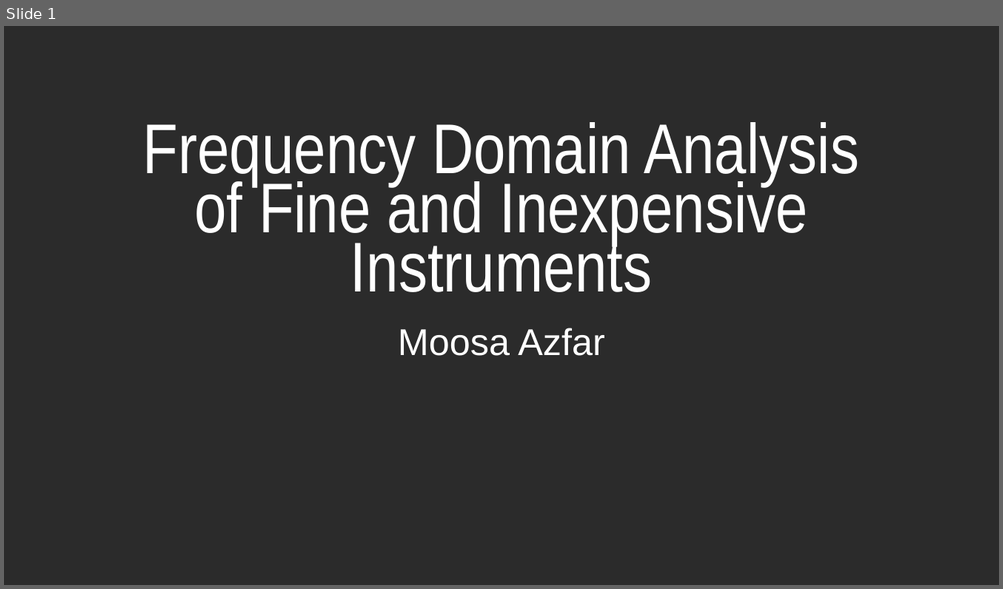
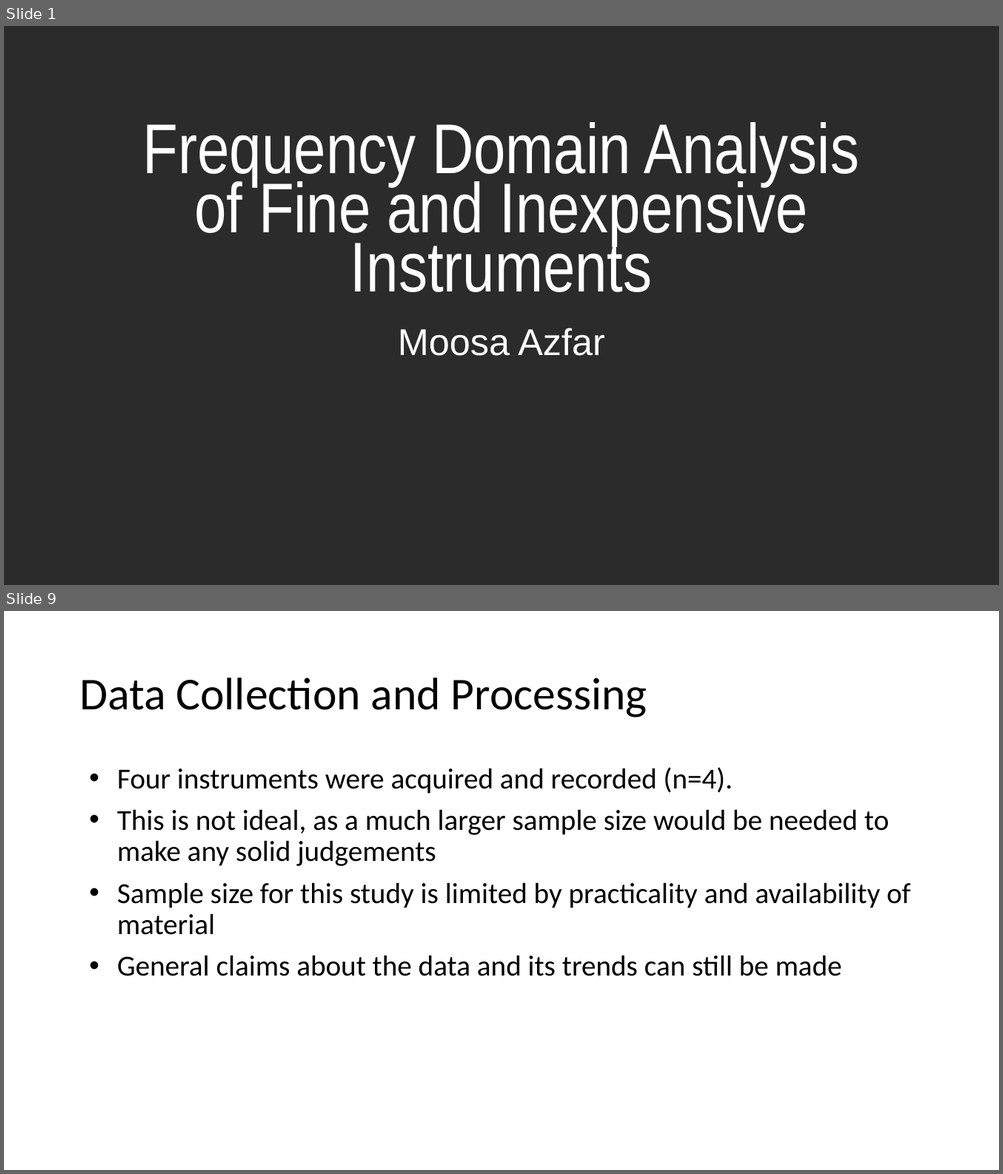
Before and after one commit to mxazfar/Music-Project, a slide deck: URC Presentation.pptx. Shown one above the other, each under a label of ours: slide 1 before the commit, slides 1 and 9 after it; the slides between them are not shown. The pictures are 1003x589 and 1003x1174 pixels, drawn with LibreOffice and Linux fonts; fonts in the diff are those of the drawing; background and template pictures are left out; a plain dark background stands for a picture behind light text. Boxes give left, top, right and bottom in pixels: in the first picture for what was removed or moved away, otherwise in the second. Text is boxed around its words. In the diff, an @@ line names an element or a change of style, - is before the commit and + after.

```diff
--- a/URC Presentation.pptx
+++ b/URC Presentation.pptx
@@ slide 9 added at bbox=[4, 611, 999, 1170], background #FFFFFF @@
@@ title added at bbox=[79, 678, 647, 718], 44 pt, text #000000 @@
+Data Collection and Processing
@@ text added at bbox=[117, 767, 910, 977], 28 pt, text #000000 @@
+• Four instruments were acquired and recorded (n=4).
+• This is not ideal, as a much larger sample size would be needed to make any solid judgements
+• Sample size for this study is limited by practicality and availability of material
+• General claims about the data and its trends can still be made
```
Also in this commit, not shown: 16 other slides added, 1 slide removed.
